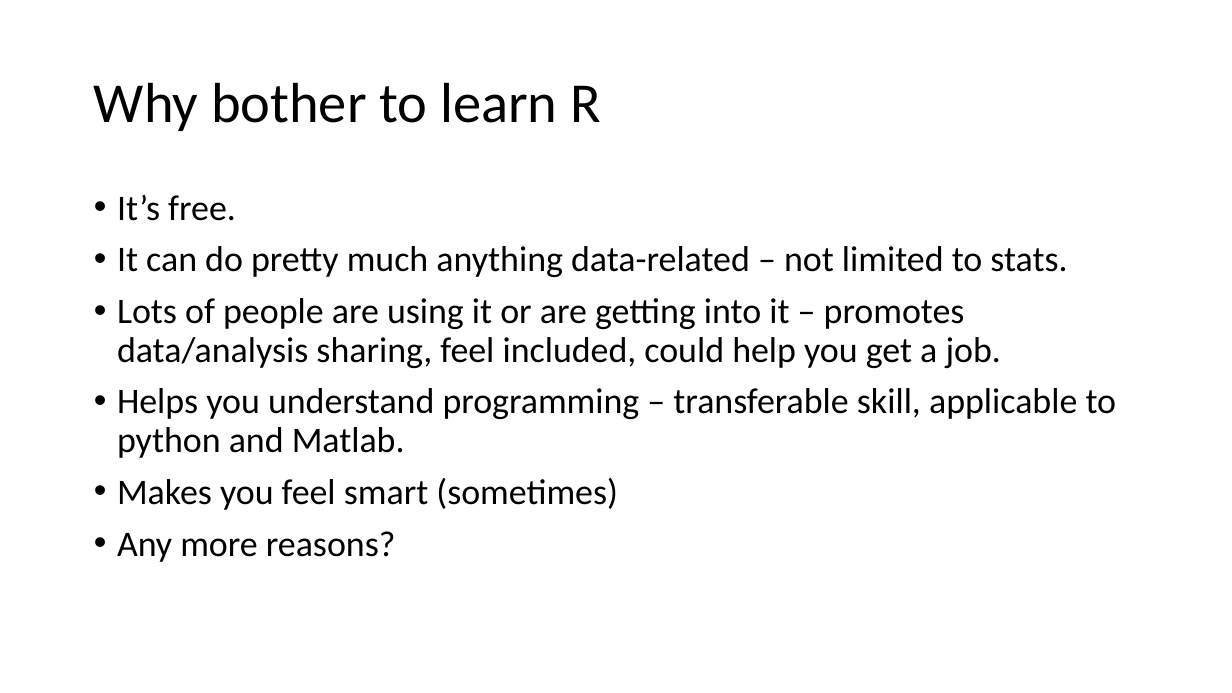
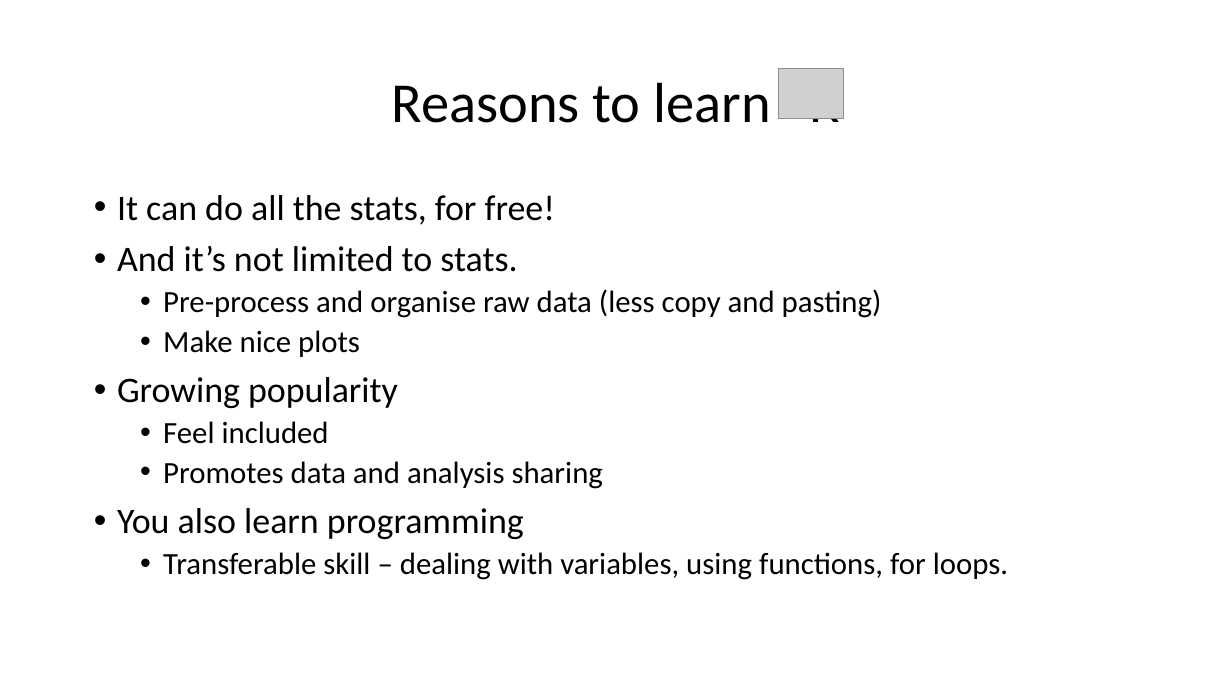
Before and after one commit to angnguyen/ce_group, a slide deck: slide 3 of R_tutorial_1.pptx. Drawn at 1232x693 pixels with LibreOffice and Linux fonts; fonts in the diff are those of the drawing; grey boxes stand for pictures. Boxes give left, top, right and bottom in pixels: in the first picture for what was removed or moved away, otherwise in the second. Text is boxed around its words. In the diff, an @@ line names an element or a change of style, - is before the commit and + after.

```diff
--- a/R_tutorial_1.pptx
+++ b/R_tutorial_1.pptx
@@ title at box(392, 82, 840, 135): text changed @@
-Why bother to learn R
+Reasons to learn R
@@ picture added at box(779, 68, 844, 118) @@
@@ text at box(117, 195, 1008, 580): text changed; size 28 to 24 pt @@
-• It’s free.
-• It can do pretty much anything data-related – not limited to stats.
-• Lots of people are using it or are getting into it – promotes data/analysis sharing, feel included, could help you get a job.
-• Helps you understand programming – transferable skill, applicable to python and Matlab.
-• Makes you feel smart (sometimes)
-• Any more reasons?
+• It can do all the stats, for free!
+• And it’s not limited to stats.
+  • Pre-process and organise raw data (less copy and pasting)
+  • Make nice plots
+• Growing popularity
+  • Feel included
+  • Promotes data and analysis sharing
+• You also learn programming
+  • Transferable skill – dealing with variables, using functions, for loops.
```
Also in this commit, not shown: 15 other slides changed, 18 slides added, 3 slides removed, 2 other files.
